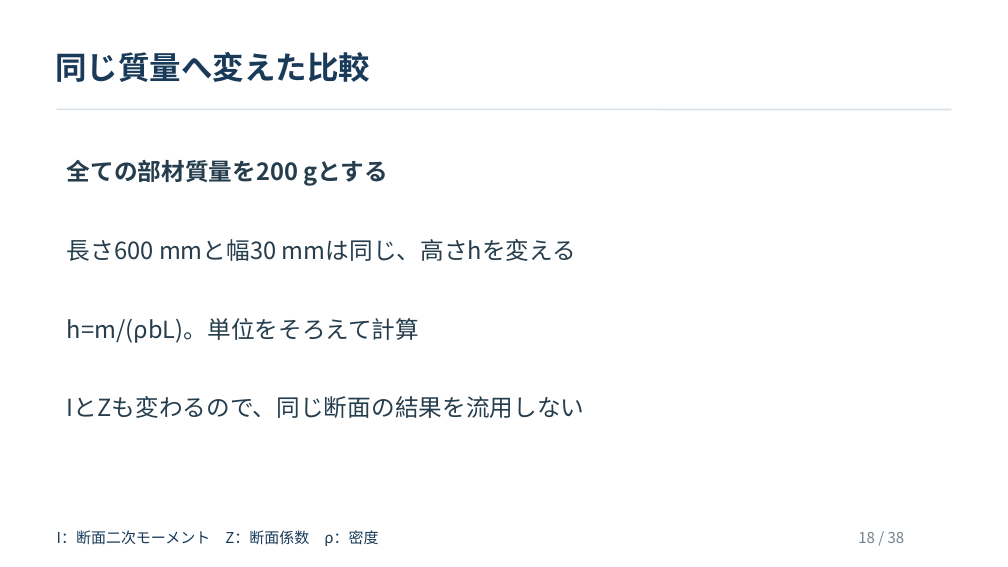
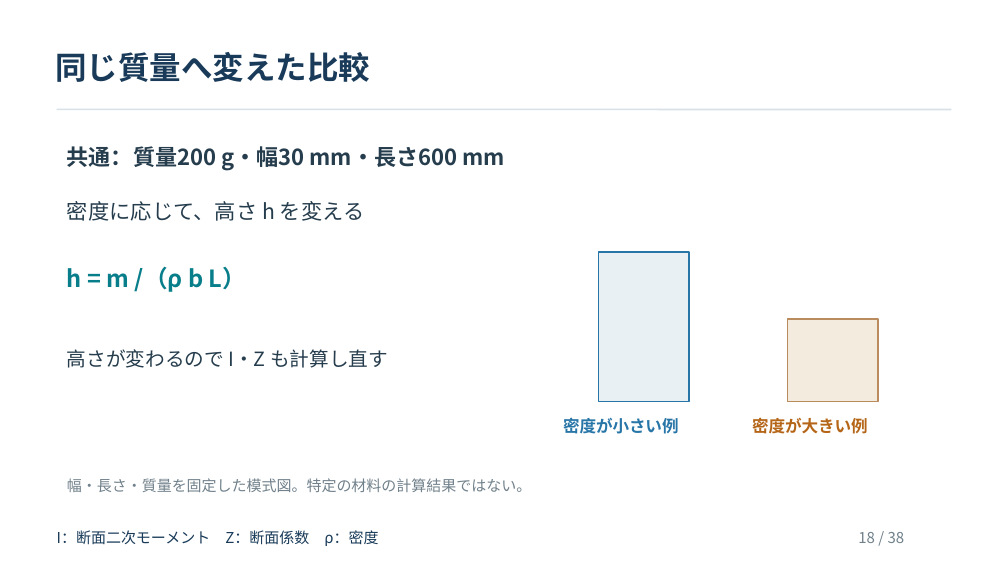
Before and after one commit to zooc-14calbp/industrial-materials-course, a slide deck: slide 18 of 学生用/第11回/11_授業スライド.pptx. Drawn at 1008x567 pixels with LibreOffice and Linux fonts; fonts in the diff are those of the drawing. Boxes give left, top, right and bottom in pixels: in the first picture for what was removed or moved away, otherwise in the second. Text is boxed around its words. In the diff, an @@ line names an element or a change of style, - is before the commit and + after.

```diff
--- a/学生用/第11回/11_授業スライド.pptx
+++ b/学生用/第11回/11_授業スライド.pptx
@@ text at [67, 146, 505, 171]: text changed; size 22.5 to 21 pt @@
-全ての部材質量を200 gとする
+共通：質量200 g・幅30 mm・長さ600 mm
@@ text added at [67, 201, 364, 221], 20.2 pt, text #263D4D @@
+密度に応じて、高さ h を変える
@@ text removed at [67, 239, 576, 261] @@
-長さ600 mmと幅30 mmは同じ、高さhを変える
@@ text added at [67, 266, 246, 292], 22.5 pt, text #087E8B, bold @@
+h = m /（ρ b L）
@@ rectangle added at [599, 252, 690, 402], fill #E8F0F4, outline #2876A8 1.28 pt @@
@@ text removed at [67, 318, 419, 343] @@
-h=m/(ρbL)。単位をそろえて計算
@@ rectangle added at [788, 319, 879, 402], fill #F3EBDD, outline #B98B5D 1.28 pt @@
@@ text added at [67, 349, 388, 368], 18.8 pt, text #263D4D @@
+高さが変わるので I・Z も計算し直す
@@ text removed at [67, 396, 584, 418] @@
-IとZも変わるので、同じ断面の結果を流用しない
@@ text added at [563, 417, 679, 434], 15.8 pt, text #2876A8, bold @@
+密度が小さい例
@@ text added at [752, 417, 868, 434], 15.8 pt, text #B56517, bold @@
+密度が大きい例
@@ text added at [67, 478, 531, 492], 14.2 pt, text #71818B @@
+幅・長さ・質量を固定した模式図。特定の材料の計算結果ではない。
```
Also in this commit, not shown: 5 other slides changed, 10 other files.
